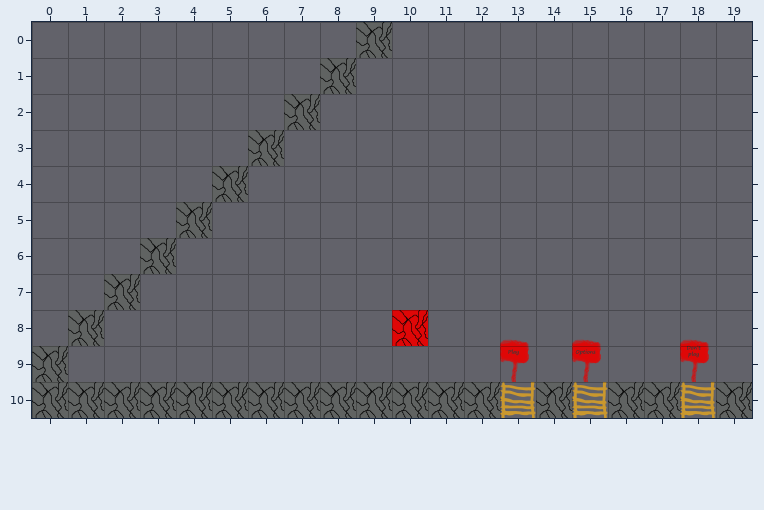
Tiled map, stored at Assets/Resources/Map/Maps01.tmx. Above: the version before the commit.
Cells are 500x500 px. Shown: x 0..19, y 0..10.
After:
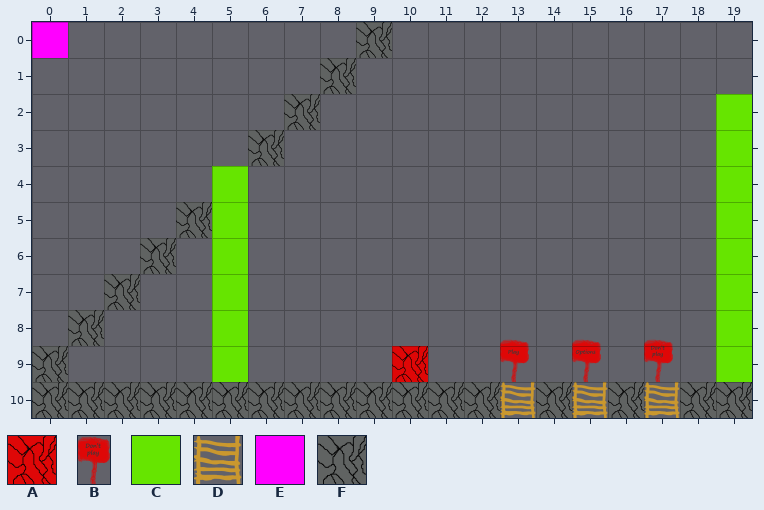
Key: from "QABoxObjects": A 0 "Spawner", B 1 "Panel_DontPlay", C 4 "CamLock", D 5 "Ladder", E 6 "LevelVals"; from "QABoxTiles": F 0 "Block".
_ is an empty cell.
Objects are placed by their top-left corner, in cells (3,4 is the top-left corner of cell 3,4); size is 1x1 cell unless given.
The edit:
Layer "Ground":
y 10: x 17..18 F_ -> _F
Layer "Objects":
changed: A "Spawner" at 10,8 -> A "Spawner" at 10,9
changed: B "Panel_DontPlay" at 18,8.8 size 0.8x1.2 -> B "Panel_DontPlay" at 17,8.8 size 0.8x1.2
changed: D "Ladder" at 18,10 -> D "Ladder" at 17,10
added: E "LevelVals" at 0,0
Layer "CamLock" (now shown):
added: C "CamLock" at 19,2
added: C "CamLock" at 19,3
added: C "CamLock" at 19,4
added: C "CamLock" at 5,4
added: C "CamLock" at 19,5
added: C "CamLock" at 5,5
added: C "CamLock" at 19,6
added: C "CamLock" at 5,6
added: C "CamLock" at 19,7
added: C "CamLock" at 5,7
added: C "CamLock" at 19,8
added: C "CamLock" at 19,8
added: C "CamLock" at 5,8
added: C "CamLock" at 19,9
added: C "CamLock" at 5,9
Pixel boxes of the changes (left, top, right, bottom) in both pictures:
added: (32, 22, 68, 58)
changed: (644, 94, 752, 418)
added: (212, 166, 248, 382)
changed: (392, 310, 428, 382)
